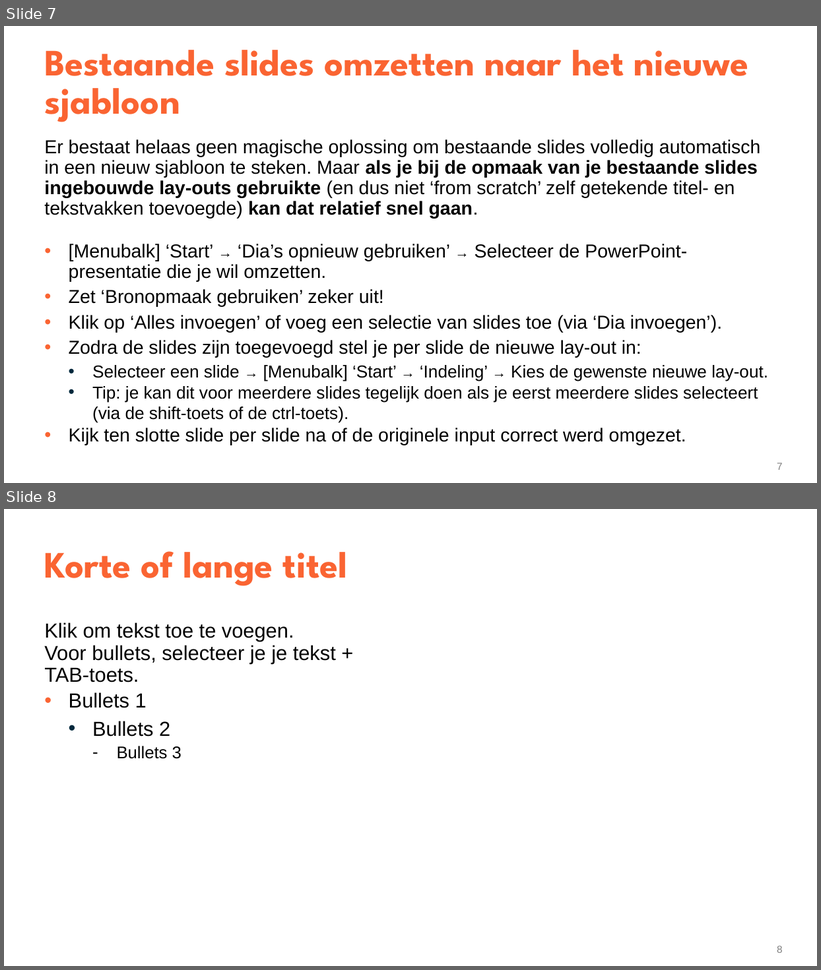
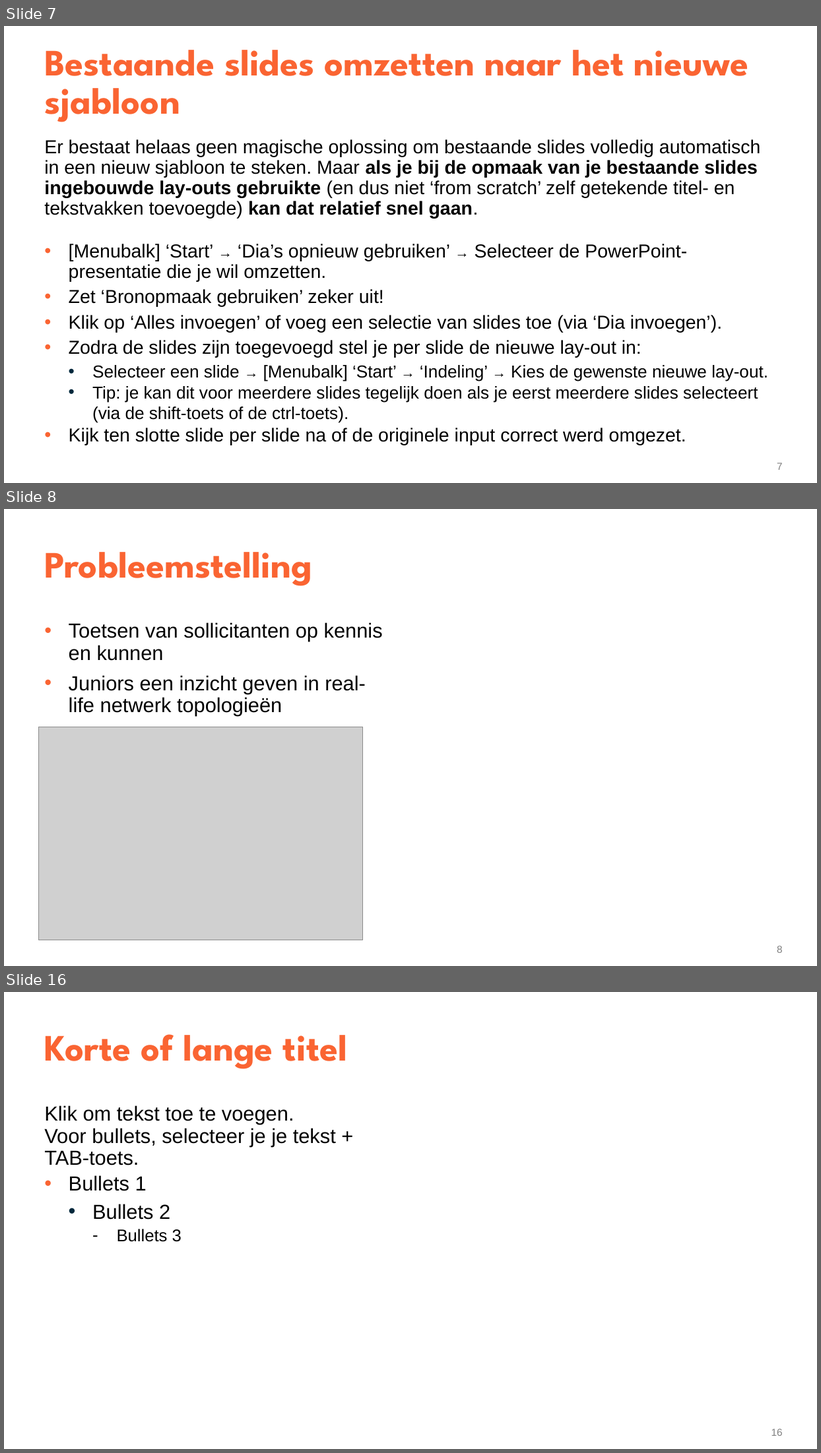
Before and after one commit to YenteLens/ylbachelorproef, a slide deck: Presentatie/eindpresentatie.pptx. Shown one above the other, each under a label of ours: slides 7 and 8 before the commit, slides 7, 8 and 16 after it; the slides between them are not shown. The pictures are 821x970 and 821x1453 pixels, drawn with LibreOffice and Linux fonts; fonts in the diff are those of the drawing; grey boxes stand for pictures. Boxes give left, top, right and bottom in pixels: in the first picture for what was removed or moved away, otherwise in the second. Text is boxed around its words. In the diff, an @@ line names an element or a change of style, - is before the commit and + after.

```diff
--- a/Presentatie/eindpresentatie.pptx
+++ b/Presentatie/eindpresentatie.pptx
@@ slide 8 added at (x1=4, y1=509, x2=817, y2=966), background #FFFFFF @@
@@ title added at (x1=44, y1=552, x2=312, y2=586), 44 pt, text #FA6432, bold @@
+Probleemstelling
@@ text added at (x1=69, y1=623, x2=383, y2=716), 24 pt, text #000000 @@
+  • Toetsen van sollicitanten op kennis en kunnen
+  • Juniors een inzicht geven in real-life netwerk topologieën
@@ picture added at (x1=38, y1=727, x2=362, y2=940) @@
@@ page number added at (x1=777, y1=946, x2=783, y2=953), 12 pt, text #808080 @@
+8
@@ what was slide 8 is now slide 16 @@
@@ page number at (x1=772, y1=1429, x2=783, y2=1436): text changed @@
-8
+16
```
Also in this commit, not shown: 6 slides changed, 2 other slides added.
